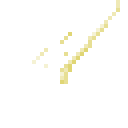
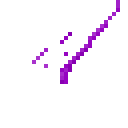
The second 128 x 128 image is a revision of the first. Changes to its layers:
painted on "Calque copié" over <box>32,0,120,84</box>
